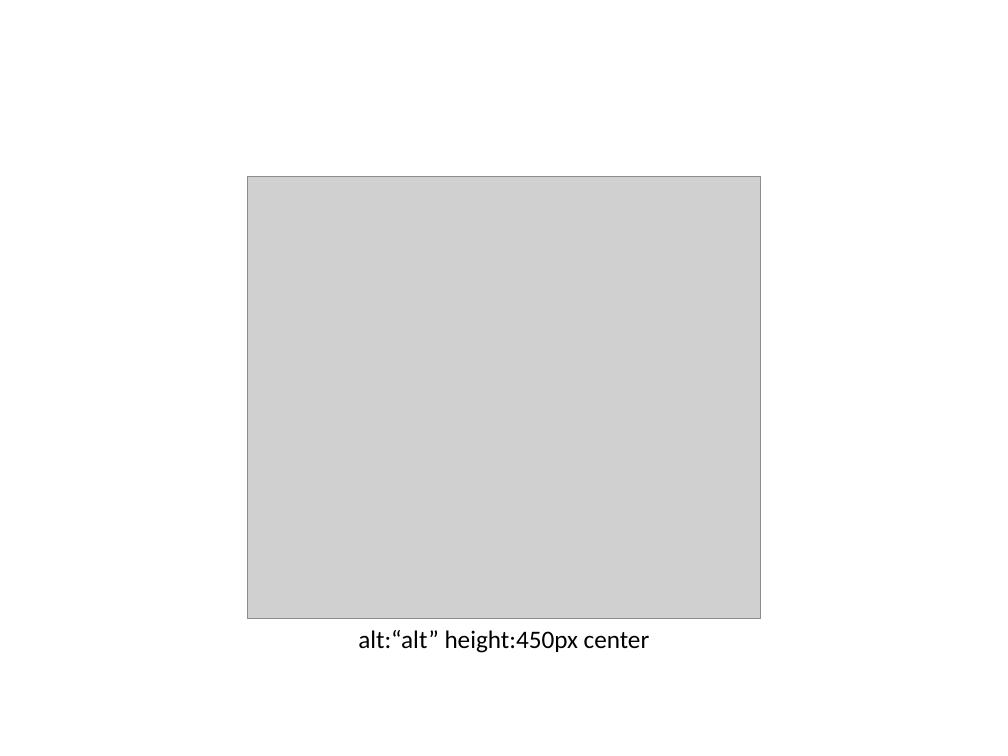
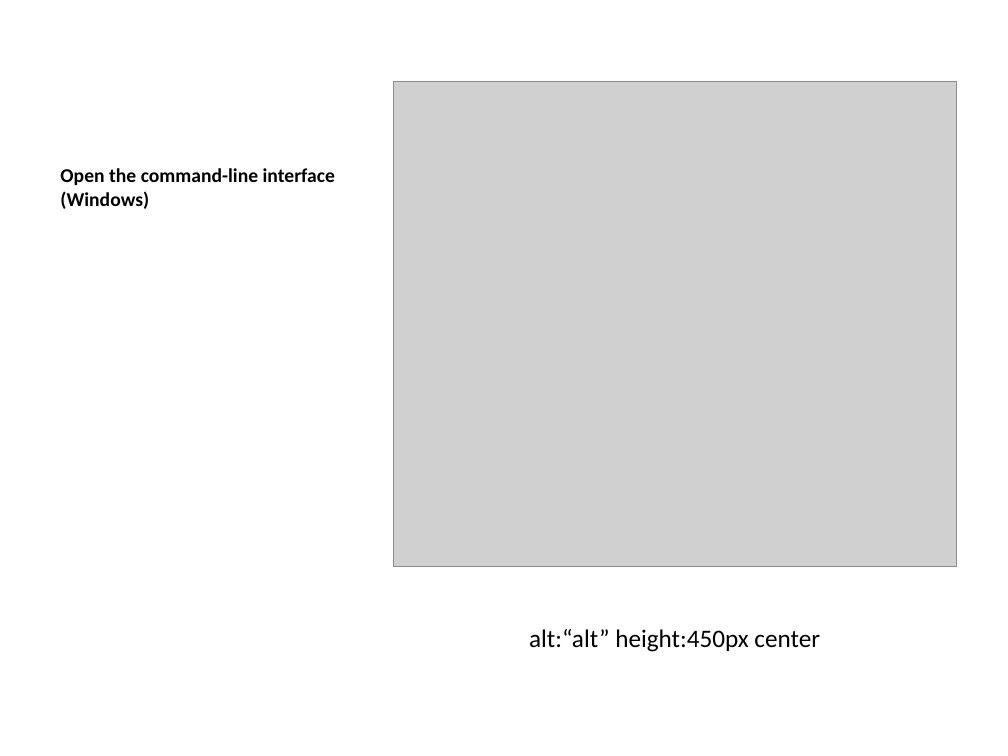
Before and after one commit to ucoruh/ce103-algorithms-and-programming-I, a slide deck: slide 57 of docs/week-1-intro/ce103-week-1-intro.en.md_word.pptx (slide 51 before the commit). Drawn at 1008x756 pixels with LibreOffice and Linux fonts; fonts in the diff are those of the drawing; grey boxes stand for pictures. Boxes give left, top, right and bottom in pixels: in the first picture for what was removed or moved away, otherwise in the second. Text is boxed around its words. In the diff, an @@ line names an element or a change of style, - is before the commit and + after.

```diff
--- a/docs/week-1-intro/ce103-week-1-intro.en.md_word.pptx
+++ b/docs/week-1-intro/ce103-week-1-intro.en.md_word.pptx
@@ picture: place and size @@
-picture at <box>248,176,760,619</box>
+picture at <box>393,82,956,568</box>
@@ text added at <box>60,168,335,209</box>, 14 pt, text #000000, bold @@
+Open the command-line interface (Windows)
@@ text "alt:“alt” height:450px center": place and size @@
-text "alt:“alt” height:450px center" at <box>358,630,650,653</box>
+text "alt:“alt” height:450px center" at <box>529,629,820,652</box>
```
Also in this commit, not shown: 39 other slides changed, 9 slides added, 1 slide removed, 19 other files.
